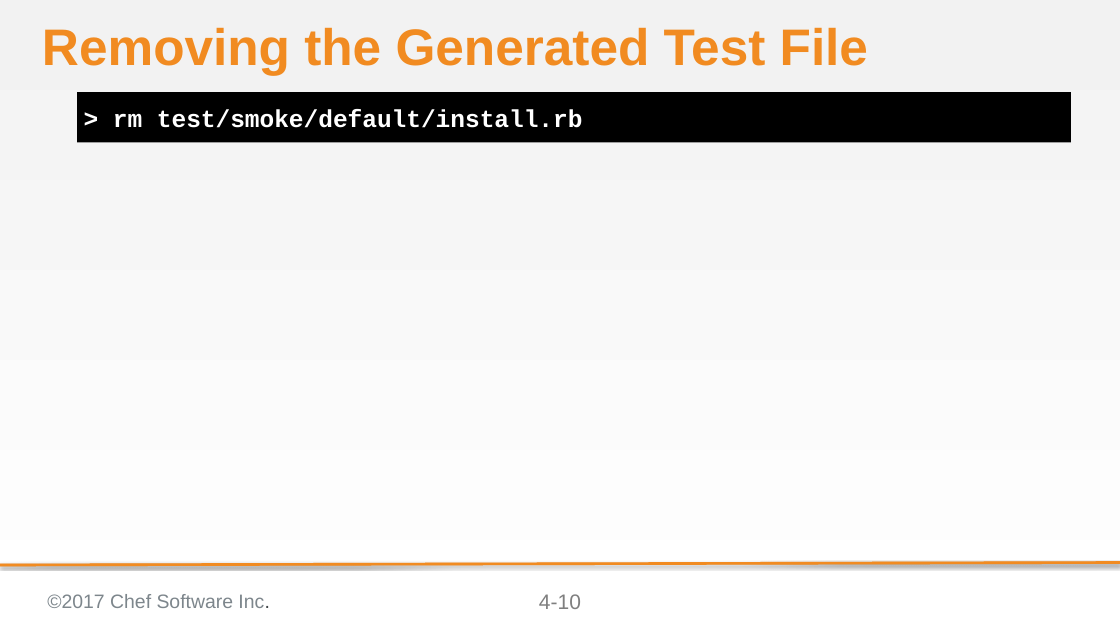
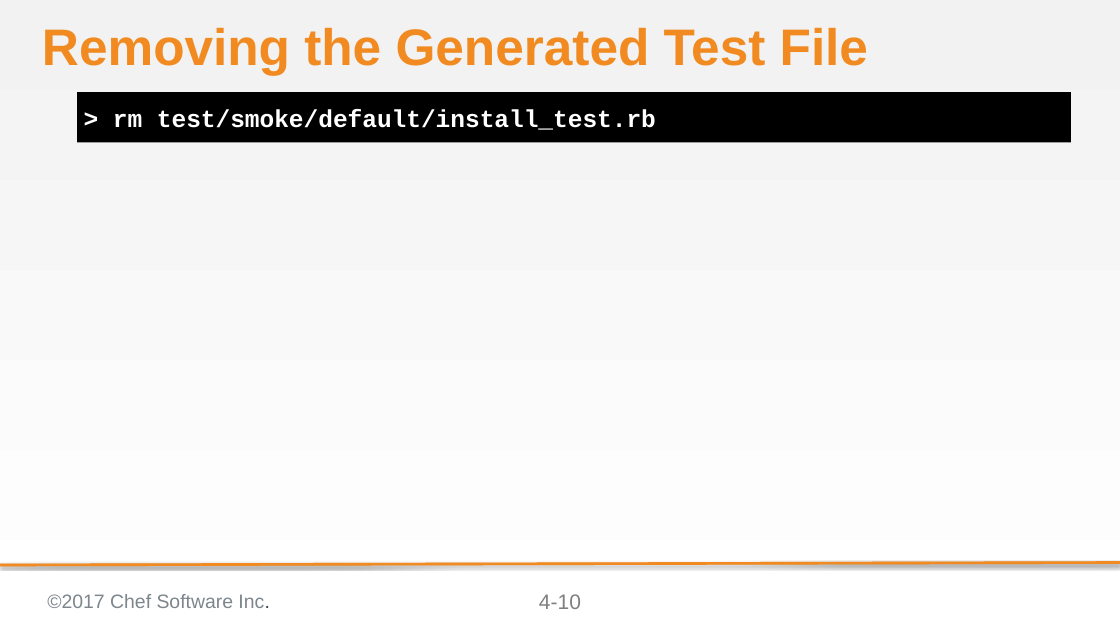
Before and after one commit to ericheiser/chef-intermediate, a slide deck: slide 10 of 04-refactoring_cookbooks_with_tests.pptx. Drawn at 1120x630 pixels with LibreOffice and Linux fonts; fonts in the diff are those of the drawing; background and template pictures are left out. Boxes give left, top, right and bottom in pixels: in the first picture for what was removed or moved away, otherwise in the second. Text is boxed around its words. In the diff, an @@ line names an element or a change of style, - is before the commit and + after.

Commit message:
more fixes to Mod 4

```diff
--- a/04-refactoring_cookbooks_with_tests.pptx
+++ b/04-refactoring_cookbooks_with_tests.pptx
@@ text at [113,109,656,130]: text changed @@
-> rm test/smoke/default/install.rb
+> rm test/smoke/default/install_test.rb
```
Also in this commit, not shown: 1 other slide changed.
